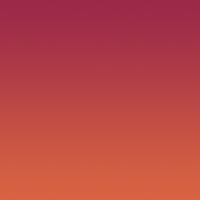
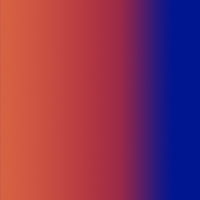
Before/after of a w=200, h=200 layered artwork. What changed in the layer stack:
added layer "Layer 2" above "Layer 3" over [0, 0, 174, 200]
added layer "Layer 3" above "Layer 1" over [0, 0, 200, 200]
painted on "Layer 1" over [0, 0, 200, 200]
